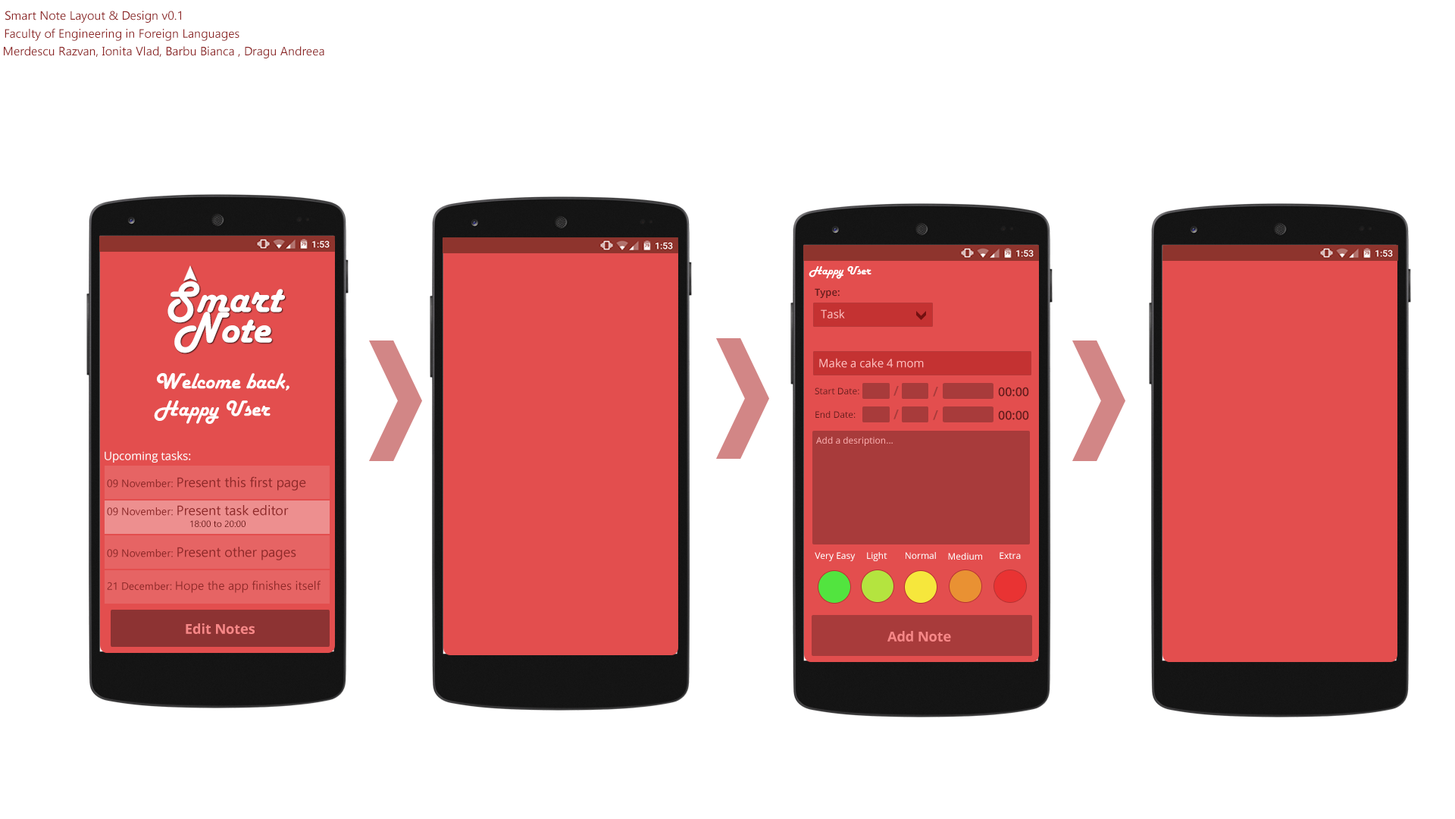
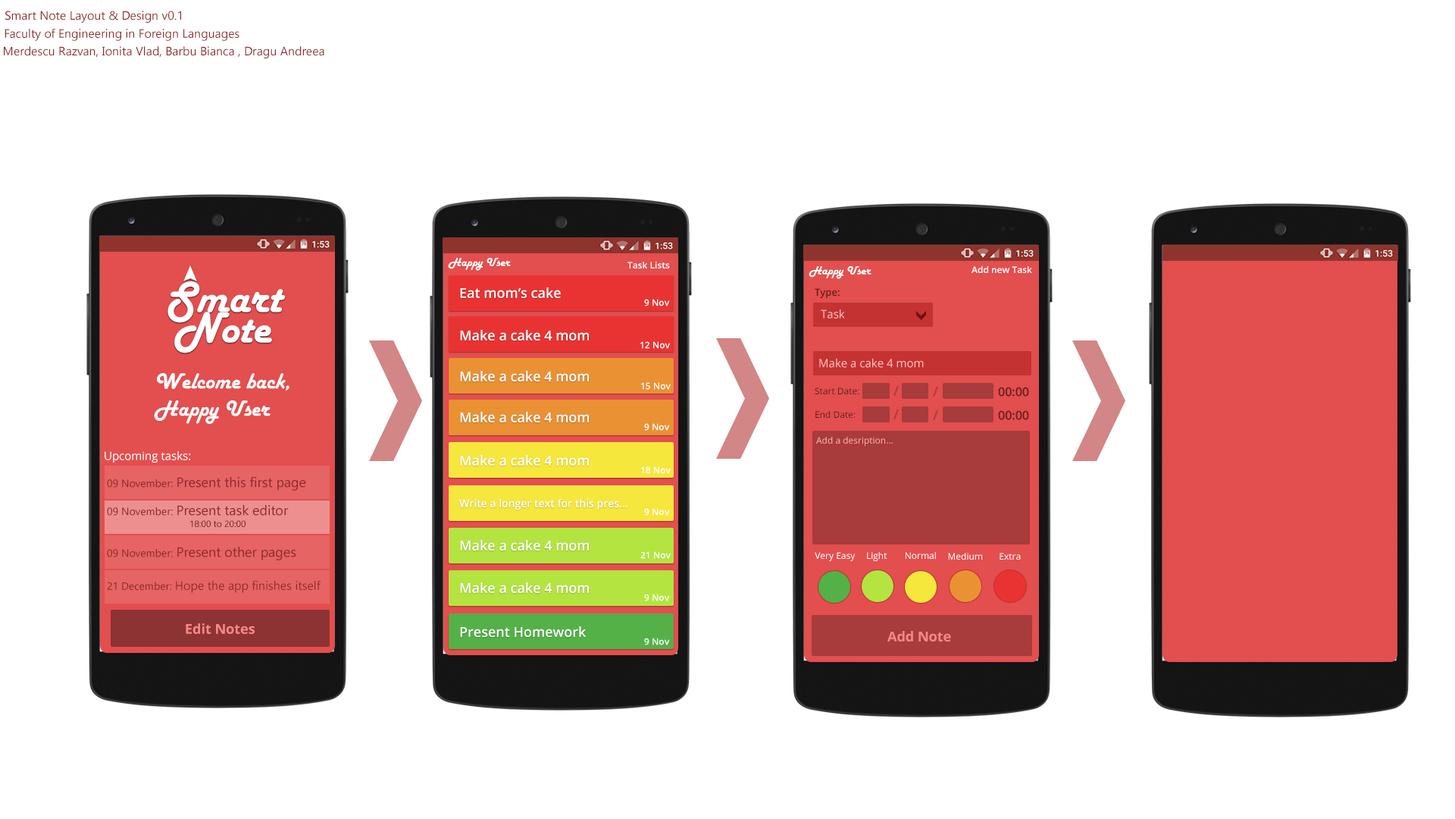
The second 1455 x 819 image is a revision of the first. Changes to its layers:
added layer "Present Homework" above "9 Nov copy 7" over [460, 626, 586, 637]
added layer "Make a cake 4 mom copy 7" above "21 Nov" over [460, 582, 589, 593]
added layer "Make a cake 4 mom copy 6" above "9 Nov copy 5" over [460, 539, 589, 551]
added layer "Write a longer text for this pres..." above "18 Nov" over [459, 498, 628, 510]
added layer "Make a cake 4 mom copy 4" above "9 Nov copy 3" over [460, 454, 589, 466]
added layer "Make a cake 4 mom copy 3" above "9 Nov copy 2" over [460, 411, 589, 423]
added layer "Eat mom’s cake" above "12 Nov" over [460, 287, 561, 298]
added layer "Make a cake 4 mom copy" above "15 Nov" over [460, 329, 589, 341]
added layer "Make a cake 4 mom" (1st of 2) above "Welcome Page copy 2" over [460, 370, 589, 382]
added layer "Happy User copy" in group "Welcome Page copy 2" over [447, 257, 511, 271]
added layer "Rounded Rectangle 4 copy 5" in group "Welcome Page copy 2" over [448, 527, 674, 564]
added layer "Rounded Rectangle 4 copy 4" in group "Welcome Page copy 2" over [448, 613, 674, 649]
added layer "Rounded Rectangle 4 copy 3" in group "Welcome Page copy 2" over [448, 570, 674, 606]
added layer "Rounded Rectangle 4 copy 2" in group "Welcome Page copy 2" over [448, 485, 674, 521]
added layer "Rounded Rectangle 4 copy" in group "Welcome Page copy 2" over [448, 441, 674, 478]
added layer "Task Lists" in group "Welcome Page copy 2" over [627, 261, 671, 269]
added layer "Rounded Rectangle 4 copy 8" in group "Welcome Page copy 2" over [448, 399, 674, 436]
added layer "Rounded Rectangle 4 copy 7" in group "Welcome Page copy 2" over [448, 357, 674, 394]
added layer "Rounded Rectangle 4 copy 6" in group "Welcome Page copy 2" over [448, 316, 674, 352]
added layer "Rounded Rectangle 4" in group "Welcome Page copy 2" over [448, 275, 674, 311]
added layer "Add new Task" in group "Welcome Page copy" over [971, 266, 1033, 273]
…and 10 more changes (9 added, 1 moved_by)
